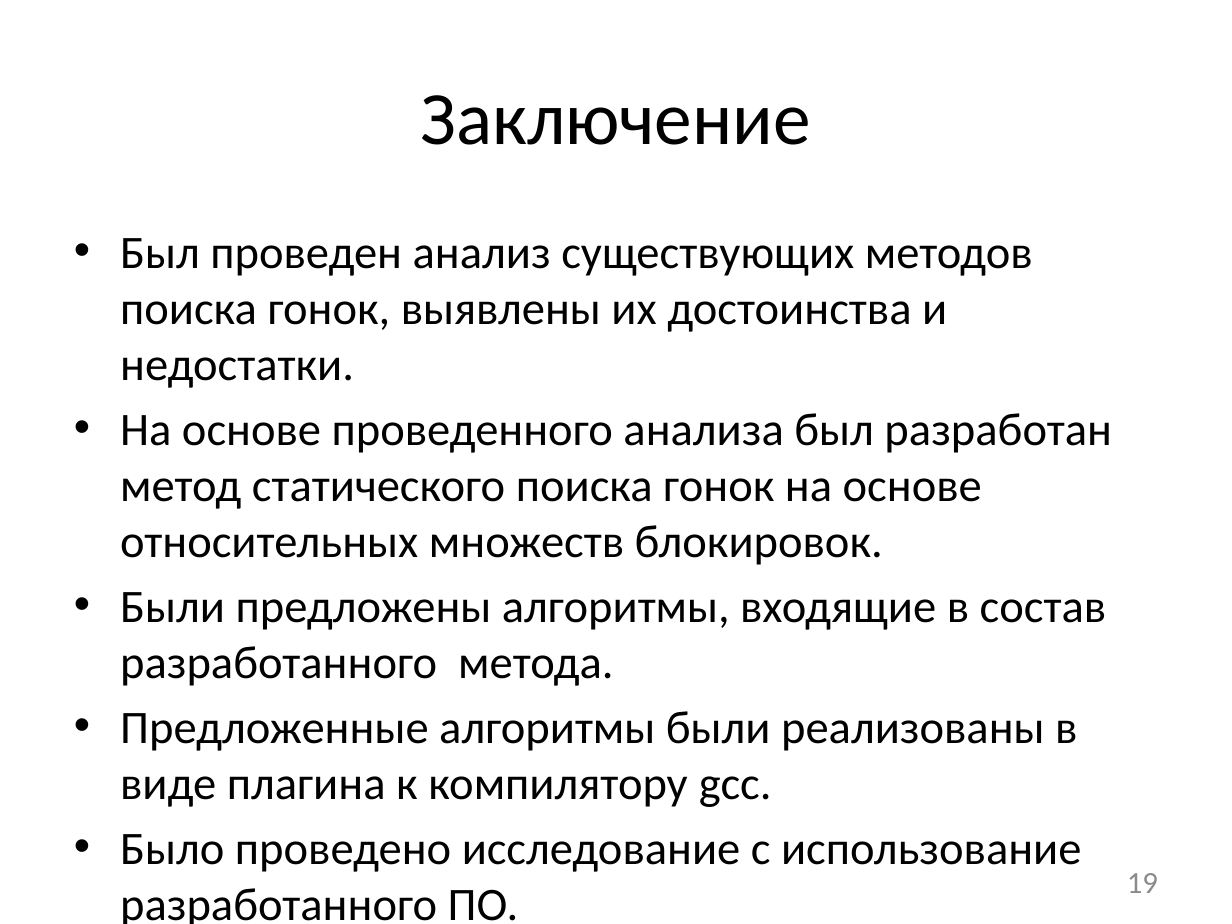
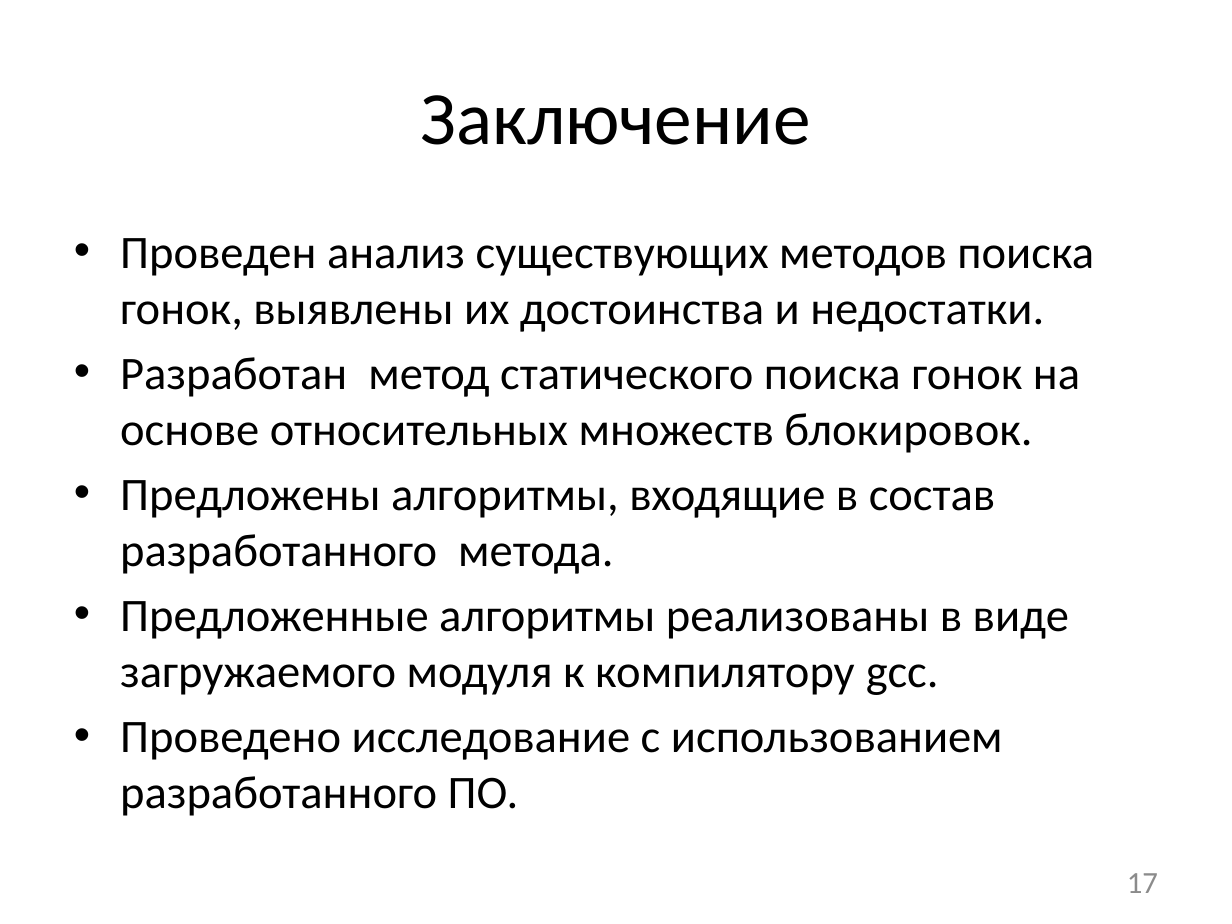
Before and after one commit to afrolovskiy/diplom, a slide deck: slide 17 of presentations/diplom/static race detection.pptx (slide 19 before the commit). Drawn at 1232x924 pixels with LibreOffice and Linux fonts; fonts in the diff are those of the drawing. Boxes give left, top, right and bottom in pixels: in the first picture for what was removed or moved away, otherwise in the second. Text is boxed around its words. In the diff, an @@ line names an element or a change of style, - is before the commit and + after.

```diff
--- a/presentations/diplom/static race detection.pptx
+++ b/presentations/diplom/static race detection.pptx
@@ text at [120,238,1094,816]: text changed @@
-• Был проведен анализ существующих методов поиска гонок, выявлены их достоинства и недостатки.
-• На основе проведенного анализа был разработан метод статического поиска гонок на основе относительных множеств блокировок.
-• Были предложены алгоритмы, входящие в состав разработанного метода.
-• Предложенные алгоритмы были реализованы в виде плагина к компилятору gcc.
-• Было проведено исследование с использование разработанного ПО.
+• Проведен анализ существующих методов поиска гонок, выявлены их достоинства и недостатки.
+• Разработан метод статического поиска гонок на основе относительных множеств блокировок.
+• Предложены алгоритмы, входящие в состав разработанного метода.
+• Предложенные алгоритмы реализованы в виде загружаемого модуля к компилятору gcc.
+• Проведено исследование с использованием разработанного ПО.
@@ page number at [1127,873,1158,893]: text changed @@
-19
+17
```
Also in this commit, not shown: 7 other slides changed, 2 slides removed, 6 other files.
